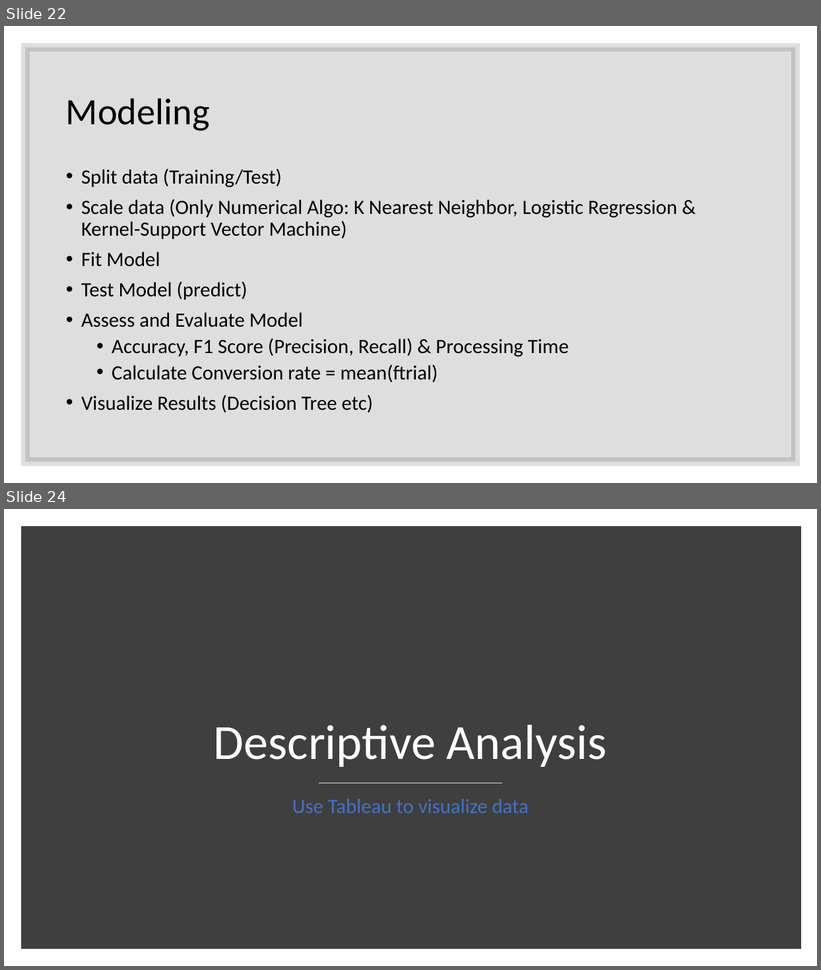
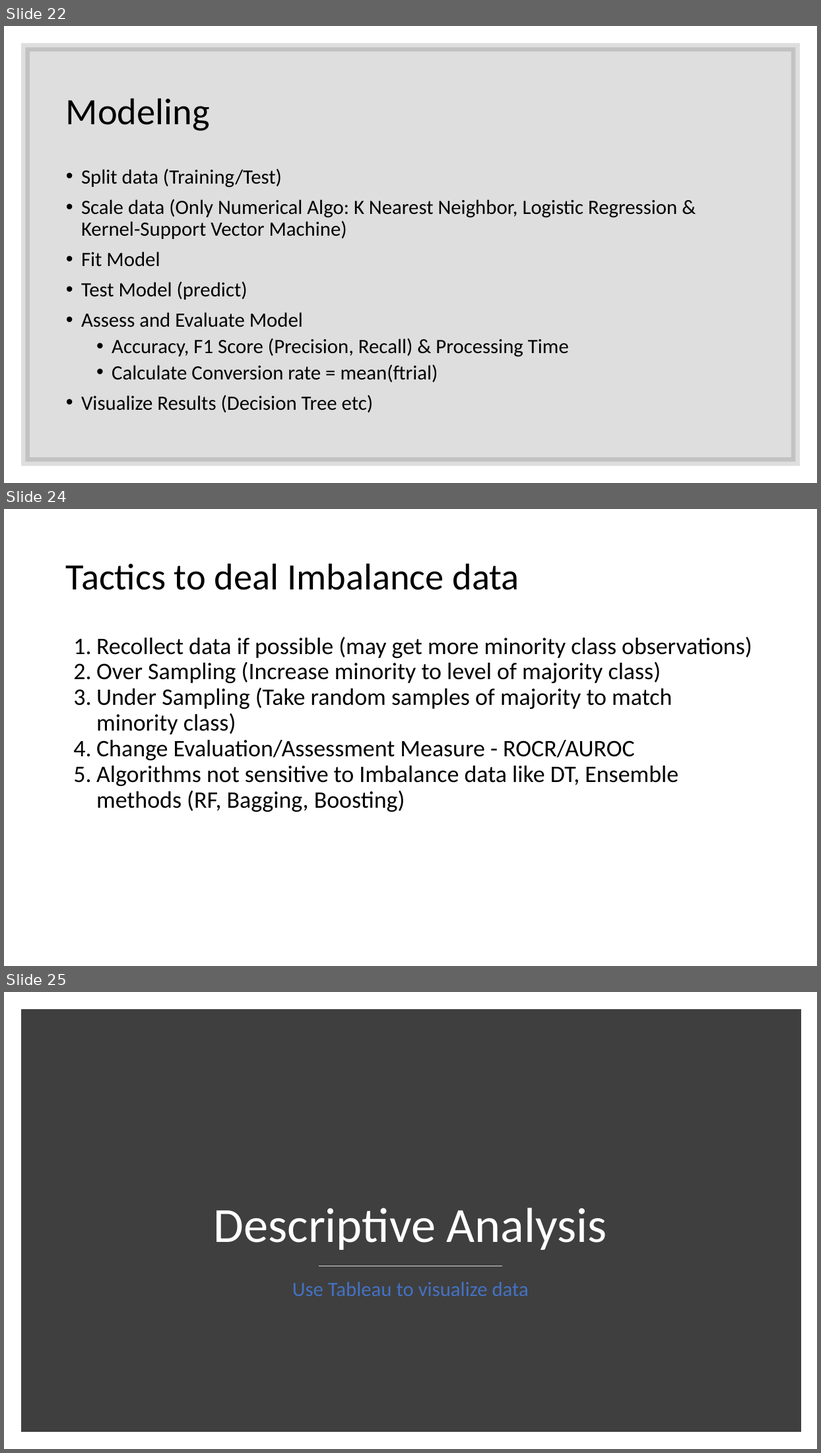
Before and after one commit to SyedNadir/freemium-ab-testing, a slide deck: documents/presentation/Final Presentation.pptx. Shown one above the other, each under a label of ours: slides 22 and 24 before the commit, slides 22, 24 and 25 after it; the slides between them are not shown. The pictures are 821x970 and 821x1453 pixels, drawn with LibreOffice and Linux fonts; fonts in the diff are those of the drawing. Boxes give left, top, right and bottom in pixels: in the first picture for what was removed or moved away, otherwise in the second. Text is boxed around its words. In the diff, an @@ line names an element or a change of style, - is before the commit and + after.

Commit message:
tactics to handle imbalance data

```diff
--- a/documents/presentation/Final Presentation.pptx
+++ b/documents/presentation/Final Presentation.pptx
@@ slide 24 added at [4, 509, 817, 966], background #FFFFFF @@
@@ title added at [66, 563, 519, 590], 44 pt, text #000000 @@
+Tactics to deal Imbalance data
@@ text added at [96, 637, 752, 812], 28 pt, text #000000 @@
+1. Recollect data if possible (may get more minority class observations)
+2. Over Sampling (Increase minority to level of majority class)
+3. Under Sampling (Take random samples of majority to match minority class)
+4. Change Evaluation/Assessment Measure - ROCR/AUROC
+5. Algorithms not sensitive to Imbalance data like DT, Ensemble methods (RF, Bagging, Boosting)
@@ what was slide 24 is now slide 25 @@
```
Also in this commit, not shown: 1 slide changed, 1 other slide added, 1 slide removed, 1 other file.
